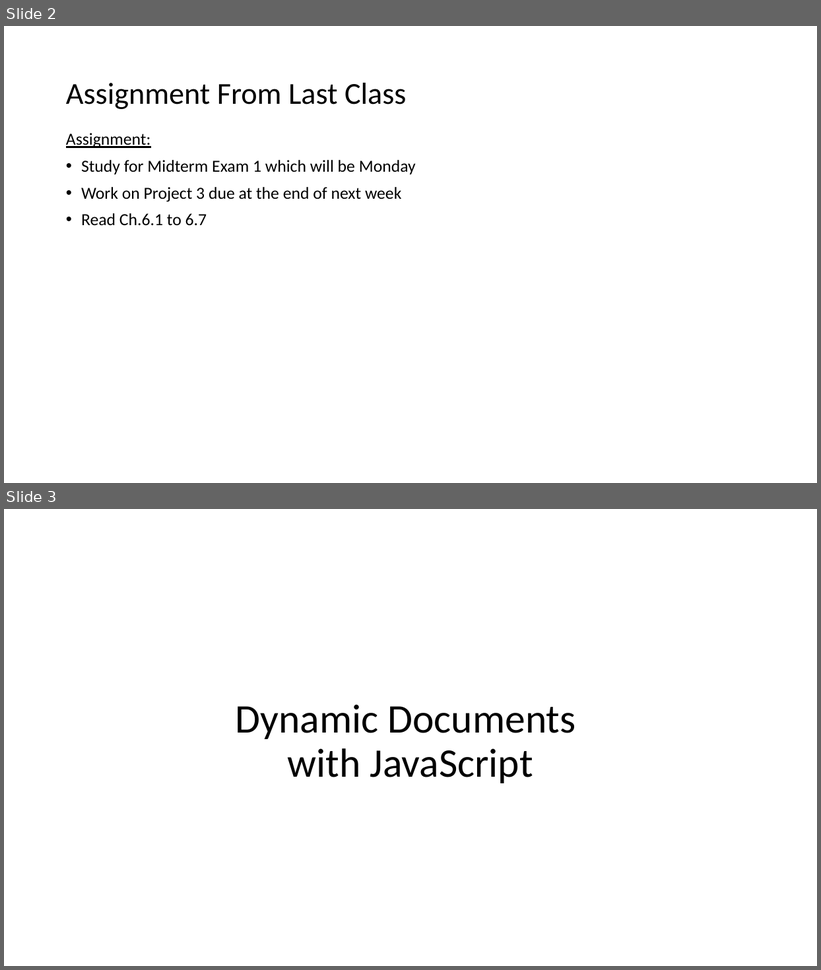
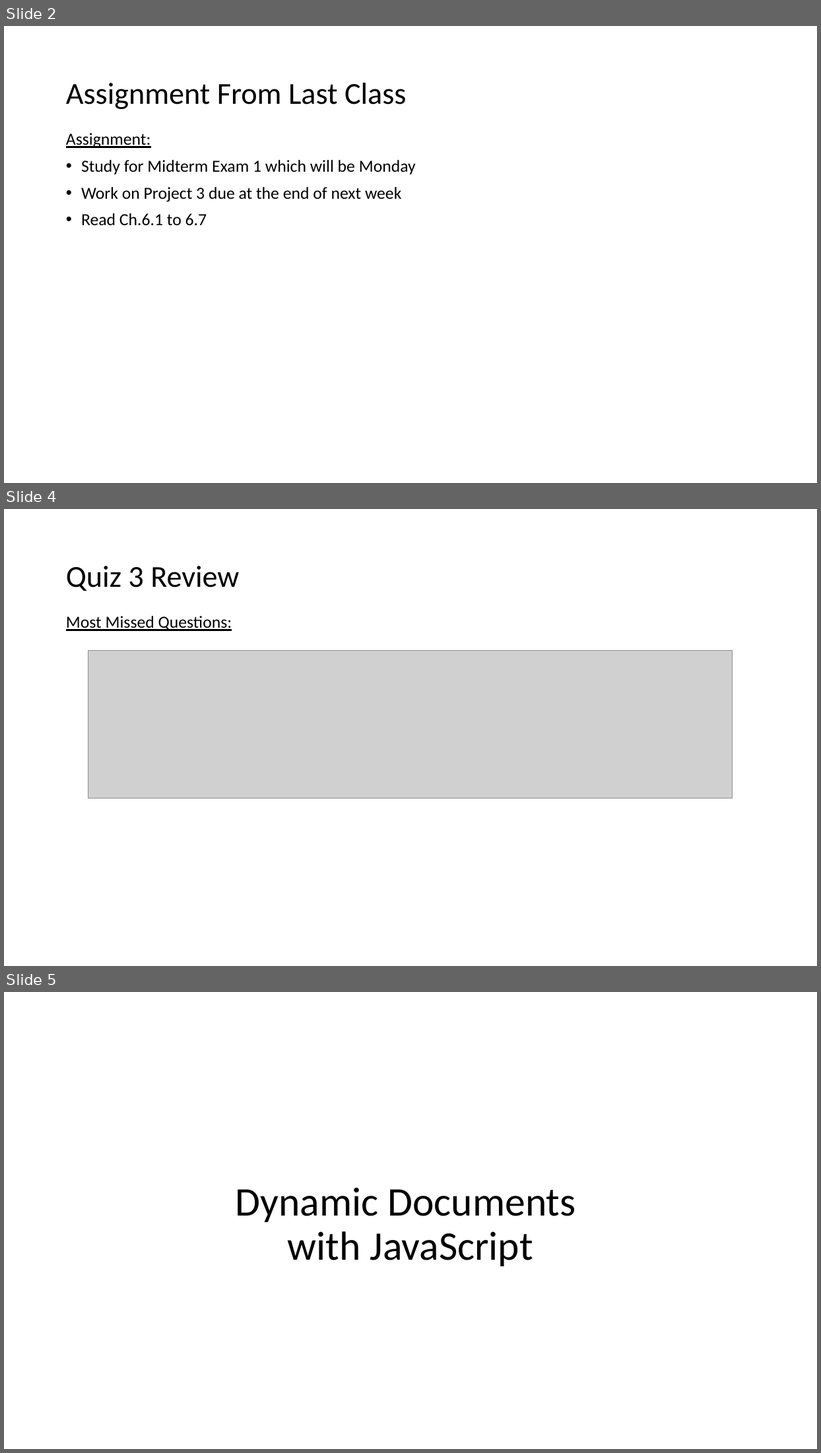
Before and after one commit to EricJPogue/www-epogue-info, a slide deck: CPSC-24700/Presentations/session-19.pptx. Shown one above the other, each under a label of ours: slides 2 and 3 before the commit, slides 2, 4 and 5 after it; the slides between them are not shown. The pictures are 821x970 and 821x1453 pixels, drawn with LibreOffice and Linux fonts; fonts in the diff are those of the drawing; grey boxes stand for pictures. Boxes give left, top, right and bottom in pixels: in the first picture for what was removed or moved away, otherwise in the second. Text is boxed around its words. In the diff, an @@ line names an element or a change of style, - is before the commit and + after.

```diff
--- a/CPSC-24700/Presentations/session-19.pptx
+++ b/CPSC-24700/Presentations/session-19.pptx
@@ slide 4 added at box(4, 509, 817, 966), background #FFFFFF @@
@@ title added at box(66, 566, 239, 591), 36 pt, text #000000 @@
+Quiz 3 Review
@@ text added at box(66, 616, 232, 631), 20 pt, text #000000, underline @@
+Most Missed Questions:
@@ picture added at box(88, 650, 733, 799) @@
@@ what was slide 3 is now slide 5 @@
```
Also in this commit, not shown: 2 slides changed, 1 other slide added, 3 other files.
